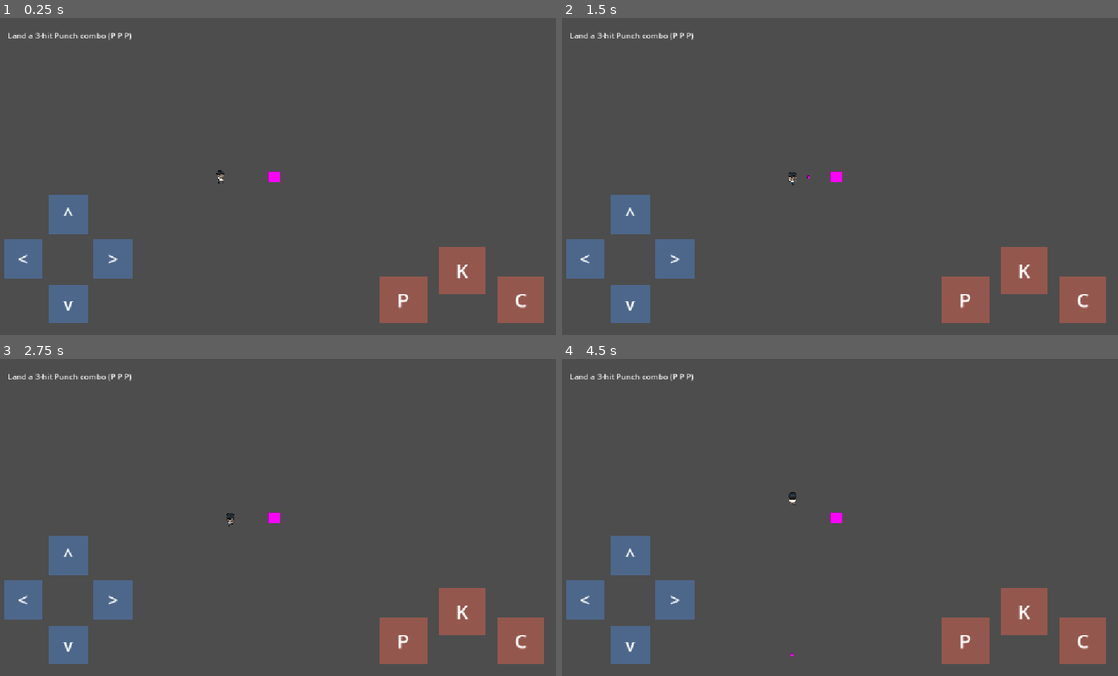
Above: before the commit, frames 1-4 (two rows, left to right).
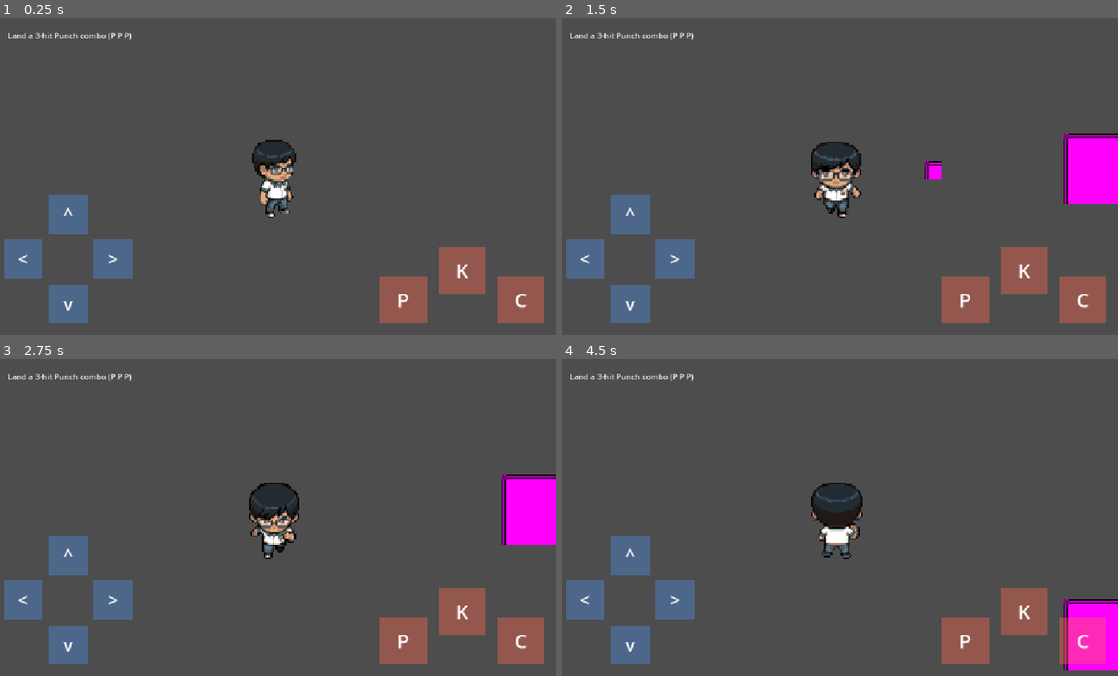
Above: after the commit, the same moments.

Repository: ialmeida/brk
Game: Godot game, scene res://scenes/Dojo.tscn
Same seed, same stepped clock (60 frames per second), same inputs: the game is played once before the commit and once after it.
Inputs:
- Up to frame 1 (0.25 s): no input
- Up to frame 2 (1.5 s): hold D (move_right) 0.53-1.28 s; hold L (charge) 0.53-1.28 s; hold S (move_down) from 1.28 s (still down); tap K (kick) at 1.35 s
- Up to frame 3 (2.75 s): release S (move_down) at 2.03 s; hold D (move_right) from 2.03 s (still down); hold J (punch) from 2.03 s (still down)
- Up to frame 4 (4.5 s): tap Enter at 2.75 s; release D (move_right) at 2.78 s; release J (punch) at 2.78 s; hold W (move_up) 2.78-3.53 s; tap L (charge) at 2.85 s; hold K (kick) 3.53-4.28 s; hold A (move_left) from 3.53 s (still down); tap Space at 4.25 s; tap J (punch) at 4.35 s

The runs differ from the first frame. In frame 1, 1.2% of the frame differs, in the area x 38-54%, y 38-64%; in frame 2, 3.7%; in frame 3, 3.6%; in frame 4, 3.8%, in the area x 40-100%, y 39-99%.

Commit message:
Fix tiny character: player-following Camera2D at 3x zoom
Both scenes drove a static Camera2D at zoom 0.5, which zooms out and rendered
the whole world (including the ~52px player sprite) at half size -- the
character read as tiny on screen.

Replace the per-scene static cameras with a single follow camera:
- Player.tscn gains a Camera2D child (zoom 3x) so it tracks the player and is
  reused by every scene that instances the player.
- Remove the static Camera2D from Dojo.tscn and BossArena.tscn (a second active
  camera would fight the player's).
- SPEC.md node-tree diagrams updated to match.

HUD/TouchControls are on CanvasLayer and unaffected by the zoom.

Co-Authored-By: Claude Opus 4.8 <noreply@anthropic.com>
Claude-Session: https://claude.ai/code/session_018KY7WkYEmKw9GXb6VMVgju

Diff:
--- a/actors/player/Player.tscn
+++ b/actors/player/Player.tscn
@@ -1225,6 +1225,9 @@
 sprite_frames = SubResource("SpriteFrames_player")
 animation = &"idle_down"
 
+[node name="Camera2D" type="Camera2D" parent="."]
+zoom = Vector2(3, 3)
+
 [node name="CollisionShape2D" type="CollisionShape2D" parent="."]
 shape = SubResource("CapsuleShape2D_body")
 
--- a/scenes/BossArena.tscn
+++ b/scenes/BossArena.tscn
@@ -15,10 +15,6 @@
 
 [node name="Boss" parent="." instance=ExtResource("3")]
 position = Vector2(620, 360)
-
-[node name="Camera2D" type="Camera2D" parent="."]
-position = Vector2(420, 360)
-zoom = Vector2(0.5, 0.5)
 
 [node name="TouchControls" parent="." instance=ExtResource("4")]
 
--- a/scenes/Dojo.tscn
+++ b/scenes/Dojo.tscn
@@ -18,10 +18,6 @@
 
 [node name="TrainingDummy" parent="." instance=ExtResource("3")]
 position = Vector2(420, 300)
-
-[node name="Camera2D" type="Camera2D" parent="."]
-position = Vector2(420, 300)
-zoom = Vector2(0.5, 0.5)
 
 [node name="TutorialUI" type="CanvasLayer" parent="."]
 
Not shown, changed: SPEC.md
